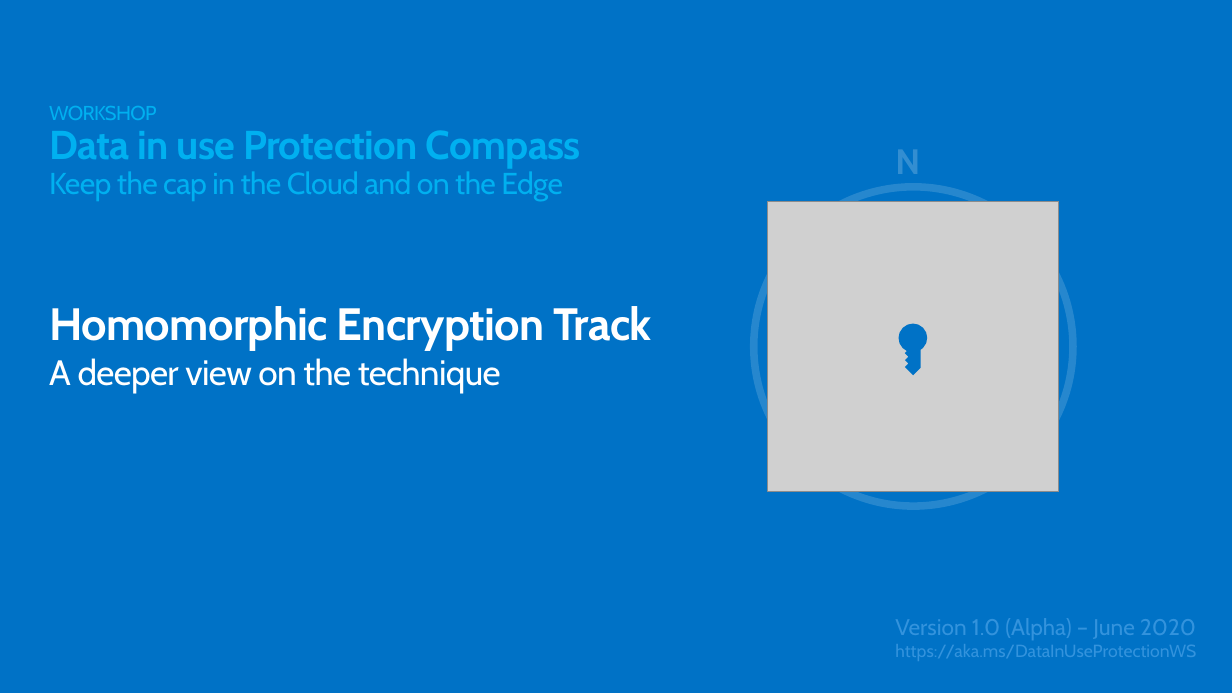
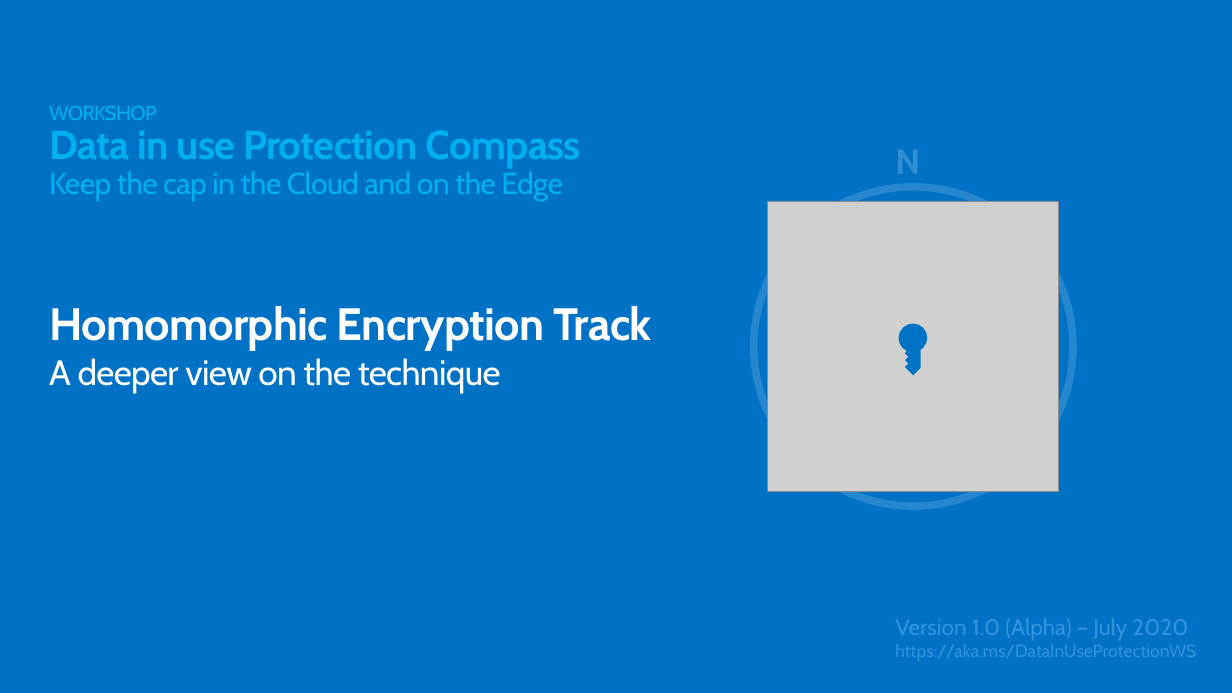
Before and after one commit to microsoft/data-in-use-protection-workshop, a slide deck: slide 1 of decks/Data in use Protection Compass - Homomorphic Encryption.pptx. Drawn at 1232x693 pixels with LibreOffice and Linux fonts; fonts in the diff are those of the drawing; grey boxes stand for pictures. Boxes give left, top, right and bottom in pixels: in the first picture for what was removed or moved away, otherwise in the second. Text is boxed around its words. In the diff, an @@ line names an element or a change of style, - is before the commit and + after.

Commit message:
Version 1.0 (Alpha) - July 2020

```diff
--- a/decks/Data in use Protection Compass - Homomorphic Encryption.pptx
+++ b/decks/Data in use Protection Compass - Homomorphic Encryption.pptx
@@ text at bbox=[895, 618, 1188, 640]: text changed @@
-Version 1.0 (Alpha) – June 2020
+Version 1.0 (Alpha) – July 2020
```
Also in this commit, not shown: 25 other files.
